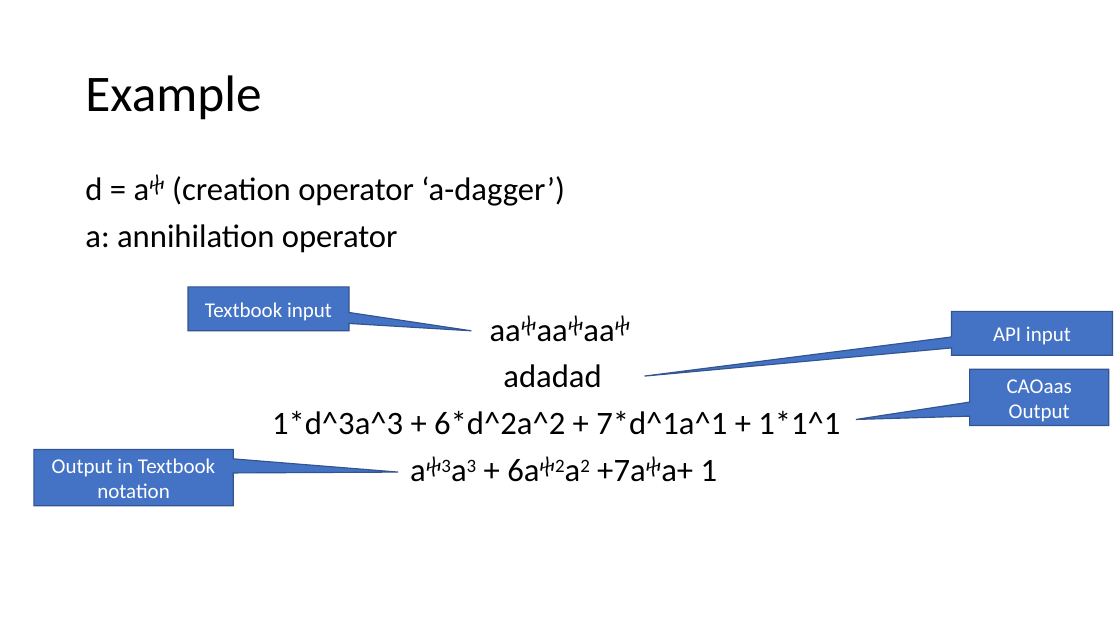
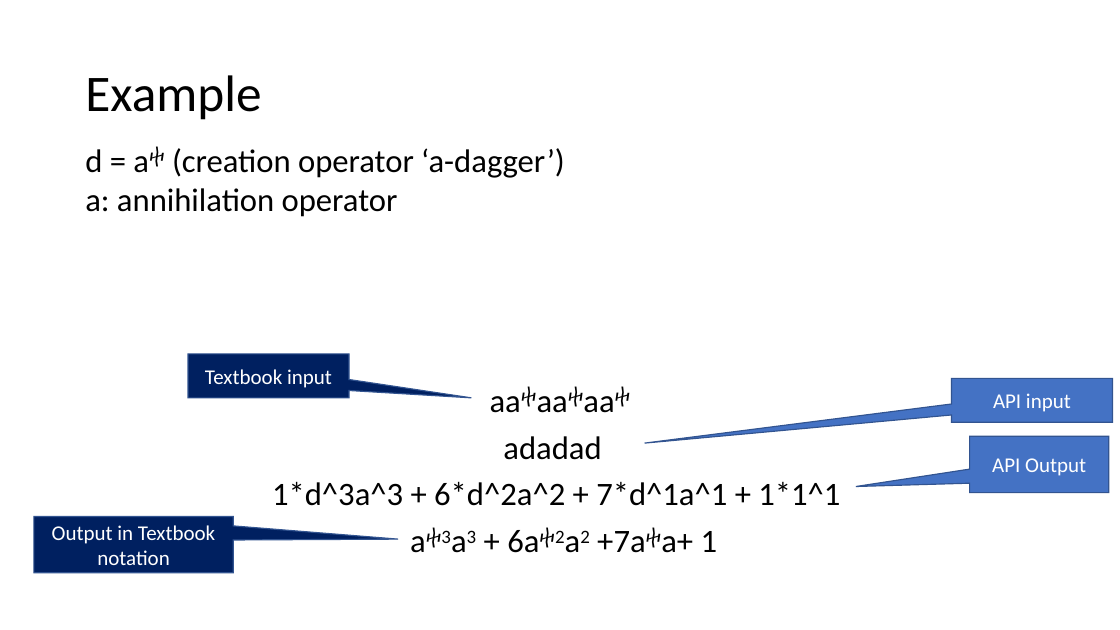
Before and after one commit to FredrikWartenberg/annihilator-creator, a slide deck: slide 8 of CAOaas.pptx (slide 7 before the commit). Drawn at 1120x630 pixels with LibreOffice and Linux fonts; fonts in the diff are those of the drawing; background and template pictures are left out. Boxes give left, top, right and bottom in pixels: in the first picture for what was removed or moved away, otherwise in the second. Text is boxed around its words. In the diff, an @@ line names an element or a change of style, - is before the commit and + after.

```diff
--- a/CAOaas.pptx
+++ b/CAOaas.pptx
@@ text added at <box>85,148,565,217</box>, 28 pt, text #000000 @@
+d = aⴕ (creation operator ‘a-dagger’)
+a: annihilation operator
@@ text at <box>85,176,565,253</box>: paragraphs removed @@
-d = aⴕ (creation operator ‘a-dagger’)
-a: annihilation operator
@@ text "aaⴕaaⴕaaⴕ": place and size @@
-text "aaⴕaaⴕaaⴕ" at <box>85,176,840,481</box>
+text "aaⴕaaⴕaaⴕ" at <box>272,436,840,552</box>
@@ speech box "Textbook input" at <box>188,354,350,397</box>: fill #4472C4 to #002060 @@
@@ 4 speech boxes: place and size @@
-4 speech boxes at <box>34,287,1113,506</box>
+4 speech boxes at <box>34,354,1113,573</box>
@@ text in speech box at <box>992,458,1086,476</box>: text changed @@
-CAOaas Output
+API Output
@@ speech box "Output in Textbook notation" at <box>34,517,233,573</box>: fill #4472C4 to #002060 @@
```
Also in this commit, not shown: 5 other slides changed, 1 slide added.
